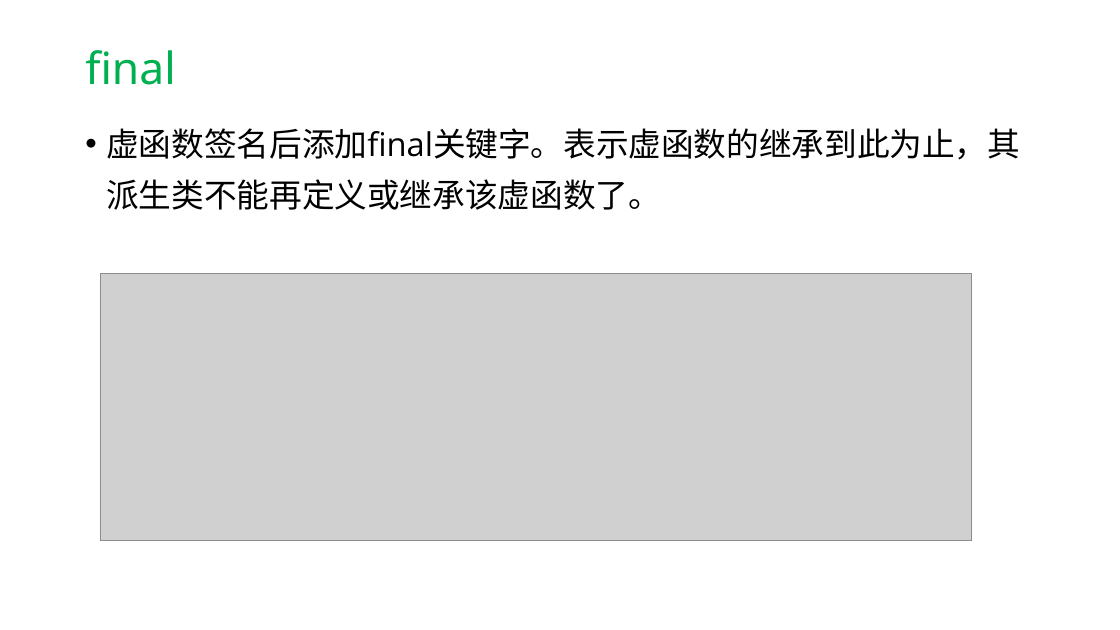
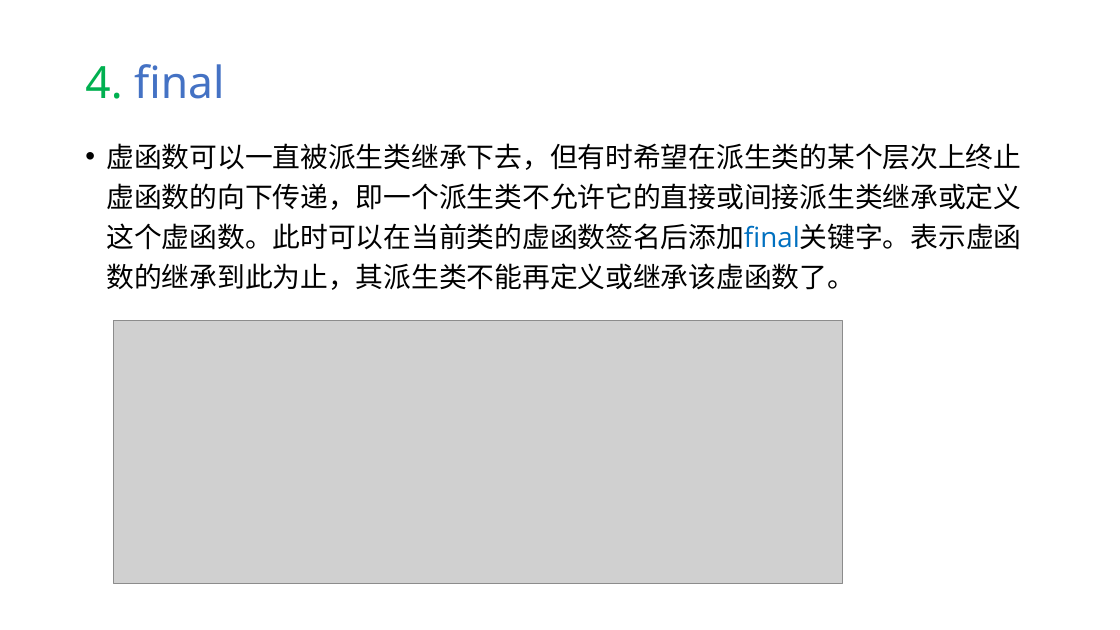
Before and after one commit to hwdong-net/cplusplus17, a slide deck: slide 110 of ppt/第9章 派生类.pptx (slide 62 before the commit). Drawn at 1120x630 pixels with LibreOffice and Linux fonts; fonts in the diff are those of the drawing; grey boxes stand for pictures. Boxes give left, top, right and bottom in pixels: in the first picture for what was removed or moved away, otherwise in the second. Text is boxed around its words. In the diff, an @@ line names an element or a change of style, - is before the commit and + after.

```diff
--- a/ppt/第9章 派生类.pptx
+++ b/ppt/第9章 派生类.pptx
@@ title at (85, 64, 224, 99): text changed; text colour #00B050 to #4472C4 @@
-final
+4. final
@@ text at (106, 143, 1021, 290): text changed; size 28 to 23.8 pt @@
-• 虚函数签名后添加final关键字。表示虚函数的继承到此为止，其派生类不能再定义或继承该虚函数了。
+• 虚函数可以一直被派生类继承下去，但有时希望在派生类的某个层次上终止虚函数的向下传递，即一个派生类不允许它的直接或间接派生类继承或定义这个虚函数。此时可以在当前类的虚函数签名后添加final关键字。表示虚函数的继承到此为止，其派生类不能再定义或继承该虚函数了。
@@ picture: place and size @@
-picture at (101, 273, 971, 541)
+picture at (113, 321, 843, 583)
```
Also in this commit, not shown: 31 other slides changed, 67 slides added, 11 slides removed, 1 other file.
